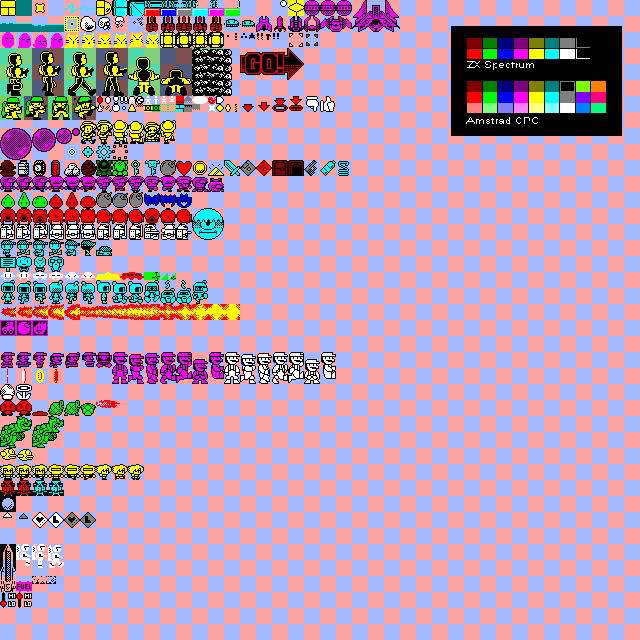
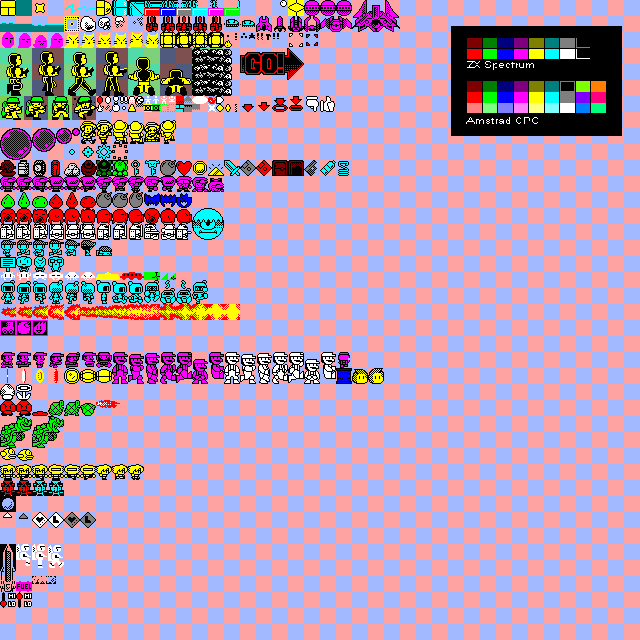
Layers edited between the first and the second 640×640 image:
painted on "Sprites" over [64, 40, 384, 384]
